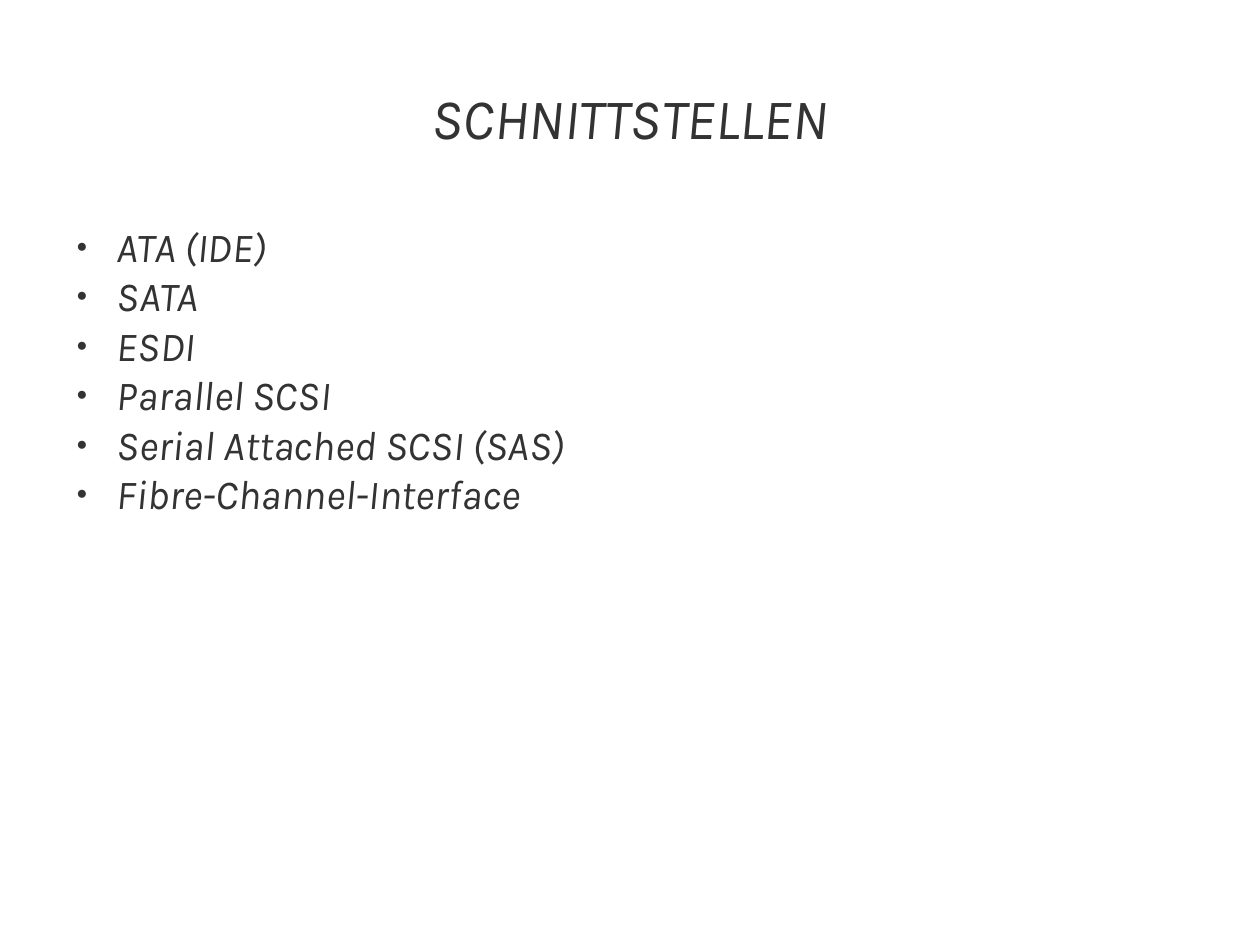
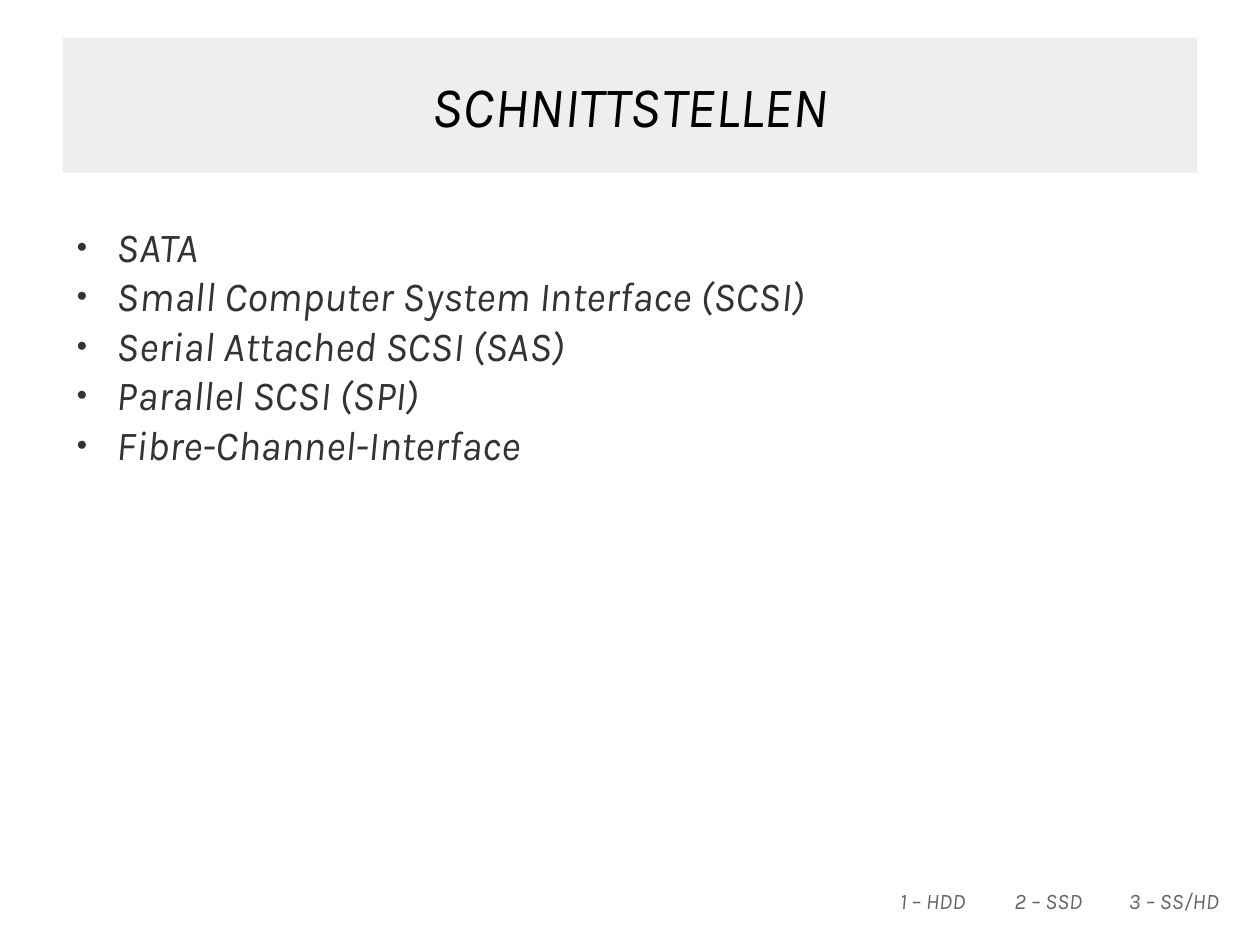
Before and after one commit to JMFootBallPlyr/Hard-drive-system-, a slide deck: slide 2 of WRK/presents/01 - types of drives/types of drives.pptx (slide 6 before the commit). Drawn at 1260x945 pixels with LibreOffice and Linux fonts; fonts in the diff are those of the drawing. Boxes give left, top, right and bottom in pixels: in the first picture for what was removed or moved away, otherwise in the second. Text is boxed around its words. In the diff, an @@ line names an element or a change of style, - is before the commit and + after.

```diff
--- a/WRK/presents/01 - types of drives/types of drives.pptx
+++ b/WRK/presents/01 - types of drives/types of drives.pptx
@@ rectangle "SCHNITTSTELLEN": place and size @@
-rectangle "SCHNITTSTELLEN" at box(432, 102, 828, 140)
+rectangle "SCHNITTSTELLEN" at box(63, 38, 1197, 173)
@@ rectangle "SCHNITTSTELLEN" at box(63, 38, 1197, 173): text colour #333333 to #000000; fill none to #EEEEEE @@
@@ text at box(117, 232, 266, 267): paragraph removed @@
-● ATA (IDE)
@@ text at box(117, 281, 805, 321): text changed @@
-● ESDI
-● Parallel SCSI
+● Small Computer System Interface (SCSI)
@@ text at box(117, 380, 419, 415): paragraph added @@
+● Parallel SCSI (SPI)
@@ text added at box(900, 893, 1220, 911), 14 pt, text #666666, italic @@
+1 – HDD 2 – SSD 3 – SS/HD
```
Also in this commit, not shown: 11 other slides changed, 16 slides added, 17 slides removed, 4 other files.
